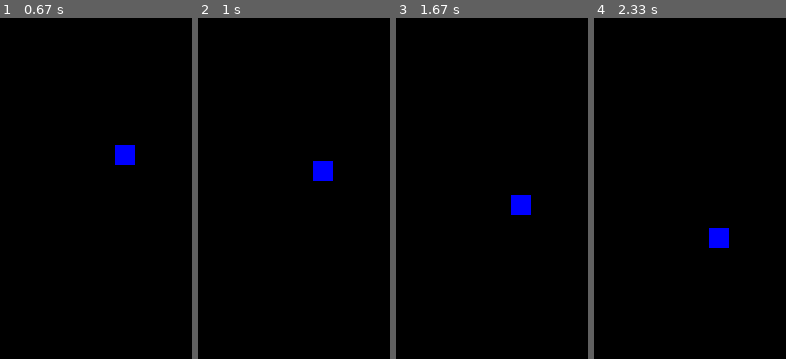
Above: before the commit, frames 1-4 (left to right).
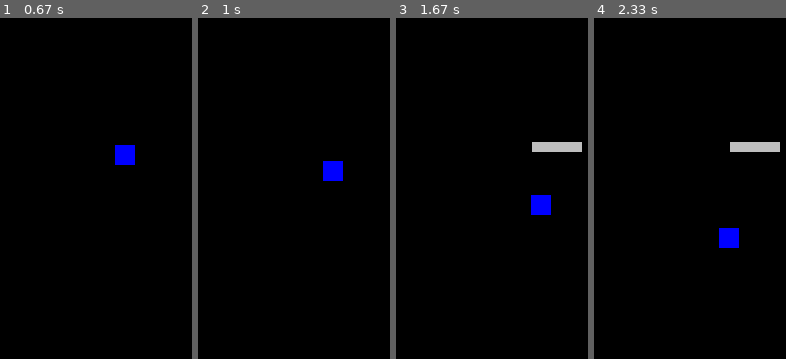
Above: after the commit, the same moments.

Repository: roman-shein/pygame7
Game: pygame game, started from Платформы.py
Same seed, same stepped clock (60 frames per second), same inputs: the game is played once before the commit and once after it.
Inputs (mouse positions are in pixels of both pictures, inside the frame that each line leads up to):
- Up to frame 1 (0.67 s): right-click (115, 130) at 0.38 s
- Up to frame 2 (1 s): hold Right from 0.67 s (still down)
- Up to frame 3 (1.67 s): release Right at 1.13 s; click (532, 140) at 1.22 s; hold Right from 1.5 s (still down)
- Up to frame 4 (2.33 s): release Right at 1.97 s; hold Left from 2 s (still down)

Frame 1 is identical in both runs. In frame 2, 0.6% of the frame differs, in the area x 59-76%, y 41-48%; in frame 3, 2.0%, in the area x 59-97%, y 36-58%; in frame 4, 1.4%.

Commit message:
Платформы v2.0

Diff:
--- a/Платформы.py
+++ b/Платформы.py
@@ -8,13 +8,25 @@
         self.image = pygame.Surface((a, a), pygame.SRCALPHA, 32)
         pygame.draw.rect(self.image, "blue", (0, 0, a, a))
         self.rect = pygame.Rect(x, y, a, a)
-        self.vx = 0
+
         self.vy = 1
 
     def update(self):
-        self.rect = self.rect.move(self.vx, self.vy)
-        if self.rect.y > height:
-            self.kill()
+        if not pygame.sprite.spritecollideany(self, horizontal_wall):
+            self.rect = self.rect.move(0, self.vy)
+            if self.rect.y > height:
+                self.kill()
+
+    def move_horizontal(self, x):
+        self.rect = self.rect.move(x, 0)
+
+
+class Platform(pygame.sprite.Sprite):
+    def __init__(self, x, y):
+        super().__init__(horizontal_wall)
+        self.image = pygame.Surface((50, 10), pygame.SRCALPHA, 32)
+        pygame.draw.rect(self.image, "gray", (0, 0, 50, 10))
+        self.rect = pygame.Rect(x, y, 50, 10)
 
 
 if __name__ == "__main__":
@@ -27,6 +39,7 @@
     screen.fill("black")
 
     all_sprites = pygame.sprite.Group()
+    horizontal_wall = pygame.sprite.Group()
 
     fps = 50
     clock = pygame.time.Clock()
@@ -44,9 +57,17 @@
                     else:
                         hero.kill()
                         hero = Hero(20, *event.pos)
+                if event.button == 1:
+                    Platform(*event.pos)
+            if event.type == pygame.KEYDOWN:
+                if pygame.key.get_pressed()[pygame.K_LEFT]:
+                    hero.move_horizontal(-10)
+                if pygame.key.get_pressed()[pygame.K_RIGHT]:
+                    hero.move_horizontal(10)
         screen.fill("black")
         all_sprites.update()
         all_sprites.draw(screen)
+        horizontal_wall.draw(screen)
         pygame.display.flip()
         clock.tick(fps)
 
